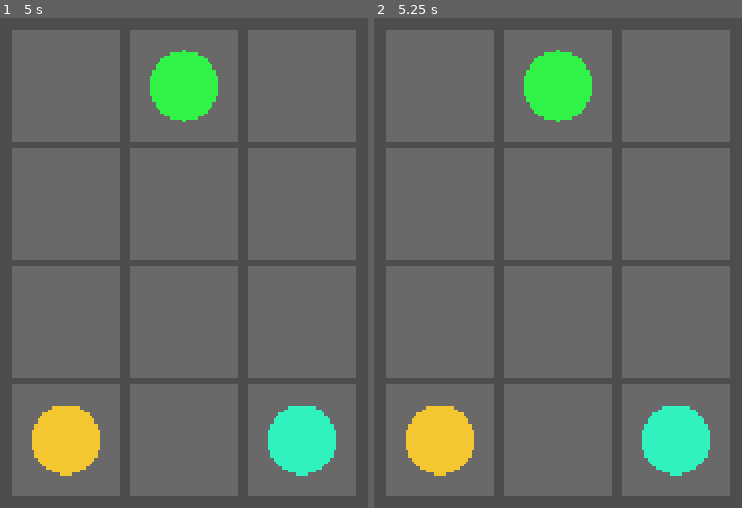
Above: before the commit, frames 1-2 (left to right).
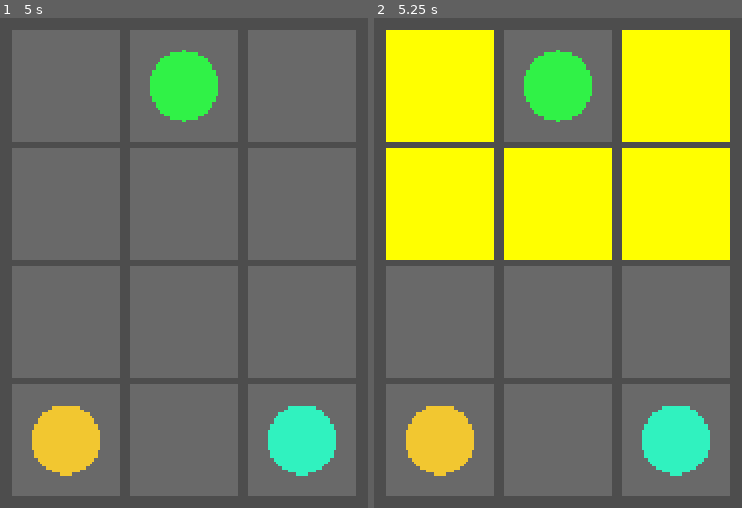
Above: after the commit, the same moments.

Repository: Vikociraptor/can_i_unsend
Game: Godot game, scene res://Scenes/ChessGameTest.tscn
The game is run twice, just before and just after one commit, with the same random seed, the same clock (stepped at 60 frames per second) and the same inputs. This scene is started directly instead of the project's main scene.
Inputs (mouse positions are in pixels of both pictures, inside the frame that each line leads up to):
- Up to frame 1 (5 s): tap Enter at 0.5, 2, 3.5 s; move the mouse to (outside the picture) at 0.52 s; press the mouse at (outside the picture) at 0.53 s; release the mouse at (outside the picture) at 1.25 s; tap Space at 1.25, 2.75, 4.25 s; drag from (outside the picture) to (outside the picture) at 1.27 s; move the mouse to (outside the picture) at 2.02 s; press the mouse at (outside the picture) at 2.03 s; release the mouse at (outside the picture) at 2.75 s; drag from (outside the picture) to (outside the picture) at 2.77 s; move the mouse to (outside the picture) at 3.52 s; press the mouse at (outside the picture) at 3.53 s; release the mouse at (outside the picture) at 4.25 s; drag from (outside the picture) to (outside the picture) at 4.27 s
- Up to frame 2 (5.25 s): move the mouse to (521, 86) at 5.02 s; press the mouse at (521, 86) at 5.03 s

Frame 1 is identical in both runs. In frame 2, 34% of the frame differs, in the area x 3-97%, y 2-50%.

Commit message:
Can now see moves

Diff:
--- a/Scripts/Chess/chess_grid.gd
+++ b/Scripts/Chess/chess_grid.gd
@@ -27,6 +27,11 @@
 	'k.r',
 ]
 
+var levelLost = false
+var levelWon = false
+
+var interactive = true
+
 var grid = []
 
 func _ready() -> void:
@@ -36,41 +41,119 @@
 			row.append(layout[i][j])
 		grid.append(row)
 
-# these functions all pass void for now, but once built out will pass back
-# the actual cells a player can move in, and will respect what player is making the move
-# these are chess puzzles, so only our player should move, but this allows us to find possible
-# pieces to take, so we can have "Get out of check" puzzles too
+func is_clickable_cell(cell: Vector2i) -> bool:
+	var insideGrid = cell.x >= 0 and cell.y >= 0 and cell.x < layout[0].length() and cell.y < layout.size()
+	return insideGrid
 
-func getVerticalMoves(pos: Vector2i, moveAmount) -> Array[Vector2i]:
-	var tempMoves = []
-	var foundPiece = false
-	for j in grid[pos.x].size():
-		if !foundPiece:
-			if grid[pos.x][j] == ".":
-				tempMoves.append(Vector2i(pos.x, j))
-			elif grid[pos.x][j] != "." and Vector2i(pos.x, j) != pos:
-				tempMoves = []
-			elif Vector2i(pos.x, j) == pos:
-				foundPiece = true
-		else:
-			if grid[pos.x][j] == ".":
-				tempMoves.append(Vector2i(pos.x, j))
+func _unhandled_input(event: InputEvent) -> void:
+	if event is InputEventMouseButton and event.button_index == MOUSE_BUTTON_LEFT and event.pressed and !levelWon and !levelLost and interactive:
+		var cell = Vector2i((make_input_local(event).position / (gridSize + padding)).round())
+		if is_clickable_cell(cell):
+			queue_redraw()
+			if grid[cell.y][cell.x] != ".":
+				possibleMoves = getPossibleMoves(cell)
 			else:
-				break
-	return tempMoves
+				possibleMoves = []
 
 
-func getForwardMoves(pos, moveAmount) -> void:
-	pass
 
-func getHorizontalMoves(pos, moveAmount) -> void:
-	pass
+# Move generation. Each function returns the cells the piece at `pos` can move to,
+# including captures of the opposing side. The side is worked out from the piece itself
+# (lowercase = White, uppercase = Black), so this works for opponent pieces too, which lets
+# us find attacked squares for "get out of check" puzzles.
+# moveAmount is the max number of squares to travel; 0 or less means unlimited.
 
-func getDiagonalMoves(pos, moveAmount) -> void:
-	pass
+func is_empty(cell: Vector2i) -> bool:
+	return grid[cell.y][cell.x] == "."
 
-func getHorseyMoves(pos) -> void:
-	pass
+func is_white(piece: String) -> bool:
+	return piece == piece.to_lower()
+
+func owner_of(cell: Vector2i) -> players:
+	return players.White if is_white(grid[cell.y][cell.x]) else players.Black
+
+func is_enemy(cell: Vector2i, side: players) -> bool:
+	return !is_empty(cell) and owner_of(cell) != side
+
+# Walks from pos in dir until it hits the edge, a piece, or runs out of steps.
+# Stops on an enemy piece (a capture) and stops before a friendly one.
+func castRay(pos: Vector2i, dir: Vector2i, moveAmount: int) -> Array[Vector2i]:
+	var moves: Array[Vector2i] = []
+	var side = owner_of(pos)
+	var cell = pos + dir
+	var steps = 0
+	while is_clickable_cell(cell) and (moveAmount <= 0 or steps < moveAmount):
+		if is_empty(cell):
+			moves.append(cell)
+		else:
+			if owner_of(cell) != side:
+				moves.append(cell)
+			break
+		cell += dir
+		steps += 1
+	return moves
+
+func castRays(pos: Vector2i, dirs: Array[Vector2i], moveAmount: int) -> Array[Vector2i]:
+	var moves: Array[Vector2i] = []
+	for dir in dirs:
+		moves.append_array(castRay(pos, dir, moveAmount))
+	return moves
+
+func getVerticalMoves(pos: Vector2i, moveAmount: int) -> Array[Vector2i]:
+	return castRays(pos, [Vector2i.UP, Vector2i.DOWN], moveAmount)
+
+func getHorizontalMoves(pos: Vector2i, moveAmount: int) -> Array[Vector2i]:
+	return castRays(pos, [Vector2i.LEFT, Vector2i.RIGHT], moveAmount)
+
+func getDiagonalMoves(pos: Vector2i, moveAmount: int) -> Array[Vector2i]:
+	return castRays(pos, [Vector2i(1, 1), Vector2i(1, -1), Vector2i(-1, 1), Vector2i(-1, -1)], moveAmount)
+
+# Pawn moves. White moves up the screen (-y), Black moves down (+y).
+# Forward moves can't capture; the two forward diagonals can only capture.
+func getForwardMoves(pos: Vector2i, moveAmount: int) -> Array[Vector2i]:
+	var moves: Array[Vector2i] = []
+	var side = owner_of(pos)
+	var forward = Vector2i.UP if side == players.White else Vector2i.DOWN
+	for move in castRay(pos, forward, moveAmount):
+		if is_empty(move):
+			moves.append(move)
+	for sideStep in [Vector2i.LEFT, Vector2i.RIGHT]:
+		var cell = pos + forward + sideStep
+		if is_clickable_cell(cell) and is_enemy(cell, side):
+			moves.append(cell)
+	return moves
+
+func getHorseyMoves(pos: Vector2i) -> Array[Vector2i]:
+	var moves: Array[Vector2i] = []
+	var side = owner_of(pos)
+	for offset in [Vector2i(1, 2), Vector2i(2, 1), Vector2i(2, -1), Vector2i(1, -2),
+			Vector2i(-1, -2), Vector2i(-2, -1), Vector2i(-2, 1), Vector2i(-1, 2)]:
+		var cell = pos + offset
+		if is_clickable_cell(cell) and (is_empty(cell) or is_enemy(cell, side)):
+			moves.append(cell)
+	return moves
+
+func getPossibleMoves(pos: Vector2i) -> Array[Vector2i]:
+	var moves: Array[Vector2i] = []
+	match grid[pos.y][pos.x].to_lower():
+		"p":
+			moves.append_array(getForwardMoves(pos, 1))
+		"n":
+			moves.append_array(getHorseyMoves(pos))
+		"b":
+			moves.append_array(getDiagonalMoves(pos, 0))
+		"r":
+			moves.append_array(getVerticalMoves(pos, 0))
+			moves.append_array(getHorizontalMoves(pos, 0))
+		"q":
+			moves.append_array(getVerticalMoves(pos, 0))
+			moves.append_array(getHorizontalMoves(pos, 0))
+			moves.append_array(getDiagonalMoves(pos, 0))
+		"k":
+			moves.append_array(getVerticalMoves(pos, 1))
+			moves.append_array(getHorizontalMoves(pos, 1))
+			moves.append_array(getDiagonalMoves(pos, 1))
+	return moves
 
 func colour_for(c: String) -> Color:
 	var hue = fmod(c.unicode_at(0) * 0.618034, 1.0)
